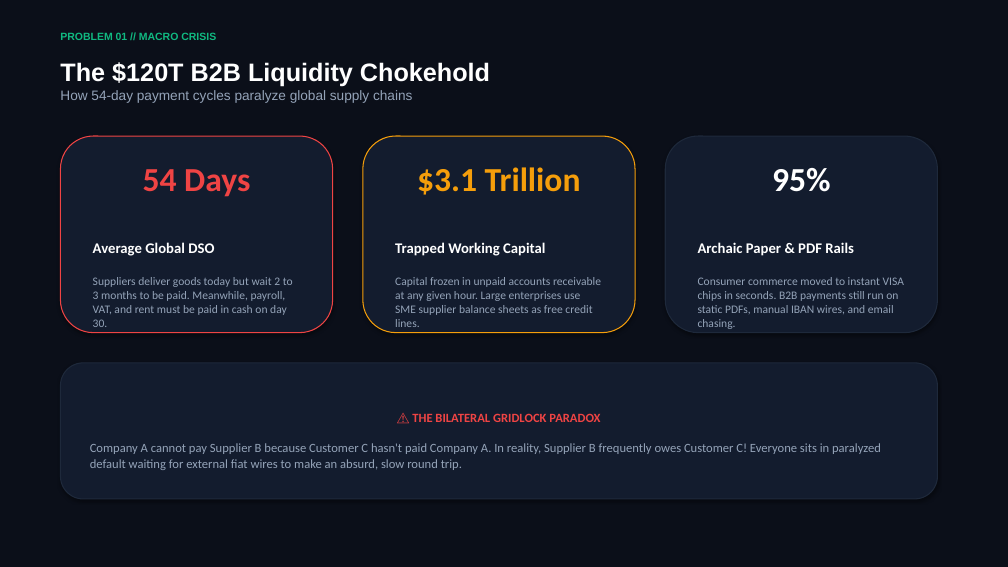
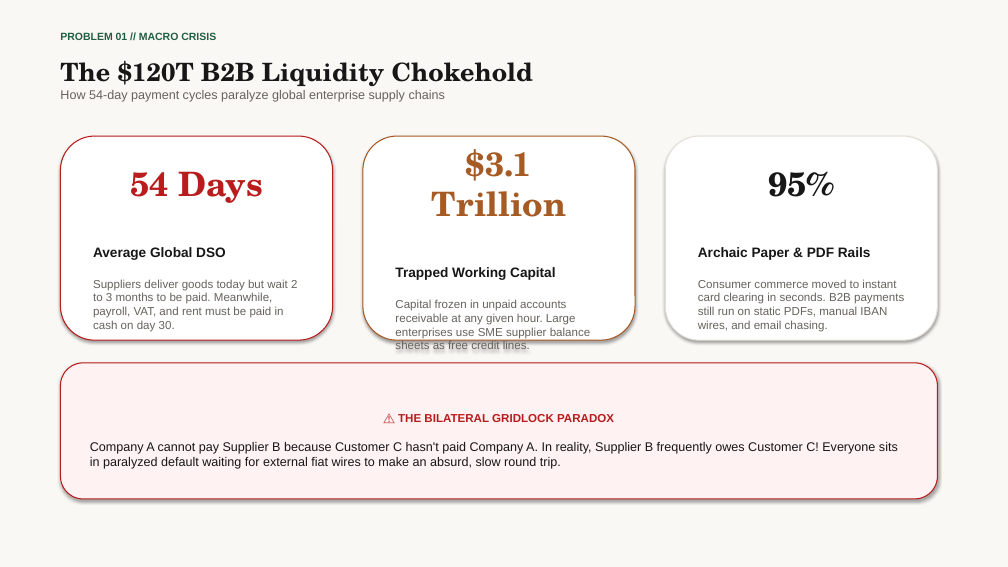
Before and after one commit to howieaccounted/accounted, a slide deck: slide 2 of public/docs/accounted_network_pitch_deck.pptx. Drawn at 1008x567 pixels with LibreOffice and Linux fonts; fonts in the diff are those of the drawing. Boxes give left, top, right and bottom in pixels: in the first picture for what was removed or moved away, otherwise in the second. Text is boxed around its words. In the diff, an @@ line names an element or a change of style, - is before the commit and + after.

Commit message:
style(pitch): update deck branding to match accounted.se light paper and editorial typography

```diff
--- a/public/docs/accounted_network_pitch_deck.pptx
+++ b/public/docs/accounted_network_pitch_deck.pptx
@@ rectangle at [0, 0, 1008, 567]: fill #0B0F19 to #FAF8F5 @@
@@ text "PROBLEM 01 // MACRO CRISIS" at [60, 32, 216, 40]: text colour #10B981 to #225E42 @@
@@ text at [60, 60, 533, 86]: font Arial to TeX Gyre Schola, text colour #FFFFFF to #171717 in "The $120T B2B Liquidity Chokehold" @@
@@ text at [60, 90, 445, 102]: text changed; size 13 to 12 pt; text colour #94A3B8 to #66625C @@
-How 54-day payment cycles paralyze global supply chains
+How 54-day payment cycles paralyze global enterprise supply chains
@@ rounded rectangle "54 Days": place and size @@
-rounded rectangle "54 Days" at [60, 136, 333, 333]
+rounded rectangle "54 Days" at [60, 136, 333, 340]
@@ rounded rectangle "54 Days" at [60, 136, 333, 340]: font Calibri to TeX Gyre Schola, text colour #EF4444 to #B91C1C in "54 Days"; size 14 to 13 pt, text colour #FFFFFF to #171717 in "Average Global DSO"; font Calibri to Arial; text colour #94A3B8 to #66625C in "Suppliers deliver goods today but wait 2 ..."; fill #131C2E to #FFFFFF; outline #EF4444 1 pt to #B91C1C 1 pt @@
@@ rounded rectangle "$3.1 Trillion": place and size @@
-rounded rectangle "$3.1 Trillion" at [363, 136, 635, 333]
+rounded rectangle "$3.1 Trillion" at [363, 136, 635, 340]
@@ rounded rectangle "$3.1 Trillion" at [363, 136, 635, 340]: font Calibri to TeX Gyre Schola, text colour #F59E0B to #A65A24 in "$3.1 Trillion"; size 14 to 13 pt, text colour #FFFFFF to #171717 in "Trapped Working Capital"; font Calibri to Arial; text colour #94A3B8 to #66625C in "Capital frozen in unpaid accounts receivable at ..."; fill #131C2E to #FFFFFF; outline #F59E0B 1 pt to #A65A24 1 pt @@
@@ rounded rectangle "95%": place and size @@
-rounded rectangle "95%" at [665, 136, 938, 333]
+rounded rectangle "95%" at [665, 136, 938, 340]
@@ rounded rectangle "95%" at [665, 136, 938, 340]: fill #131C2E to #FFFFFF; outline #1E293B 1 pt to #E4E0D8 1 pt @@
@@ text in rounded rectangle at [698, 171, 871, 260]: font Calibri to TeX Gyre Schola in "95%"; text colour #FFFFFF to #171717 in "95%", "Archaic Paper & PDF Rails"; size 14 to 13 pt, font Calibri to Arial in "Archaic Paper & PDF Rails" @@
@@ text in rounded rectangle at [698, 279, 904, 332]: text changed; font Calibri to Arial; text colour #94A3B8 to #66625C @@
-Consumer commerce moved to instant VISA chips in seconds. B2B payments still run on static PDFs, manual IBAN wires, and email chasing.
+Consumer commerce moved to instant card clearing in seconds. B2B payments still run on static PDFs, manual IBAN wires, and email chasing.
@@ rounded rectangle "⚠️ THE BILATERAL GRIDLOCK PARADOX" at [60, 363, 938, 499]: size 12 to 11 pt, text colour #EF4444 to #B91C1C in "⚠️ THE BILATERAL GRIDLOCK PARADOX"; font Calibri to Arial; text colour #94A3B8 to #171717 in "Company A cannot pay Supplier B because ..."; fill #131C2E to #FEF2F2; outline #1E293B 1 pt to #B91C1C 1 pt @@
```
Also in this commit, not shown: 15 other slides changed, 1 other file.
